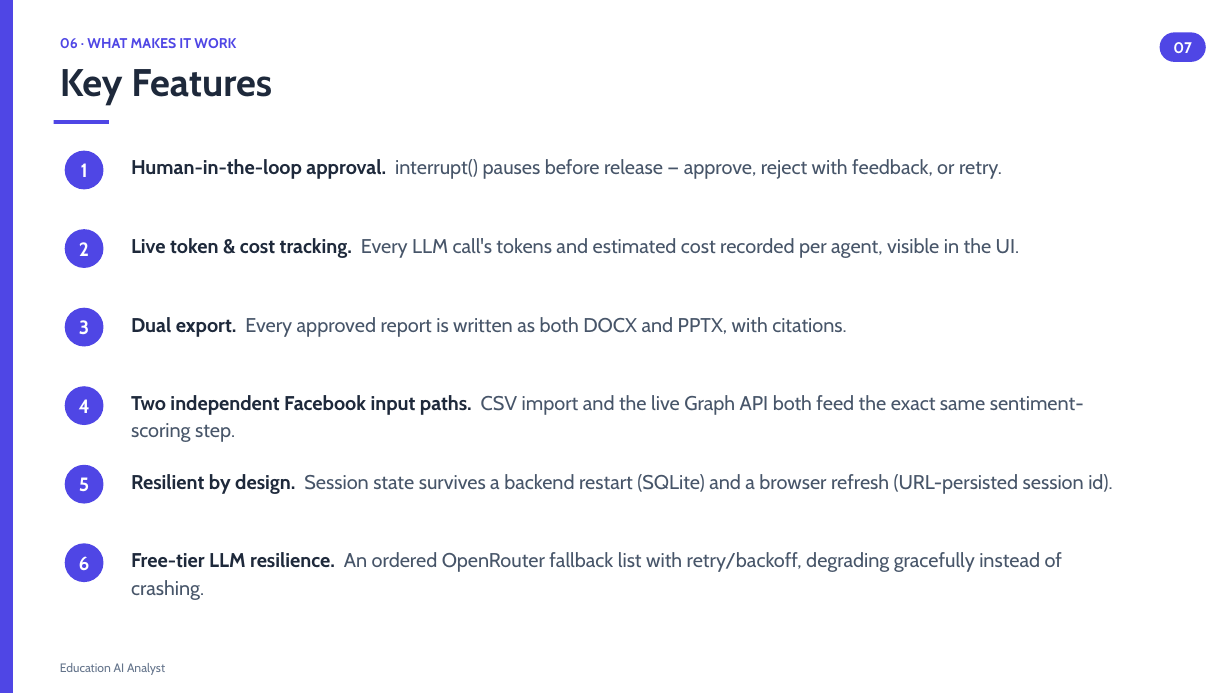
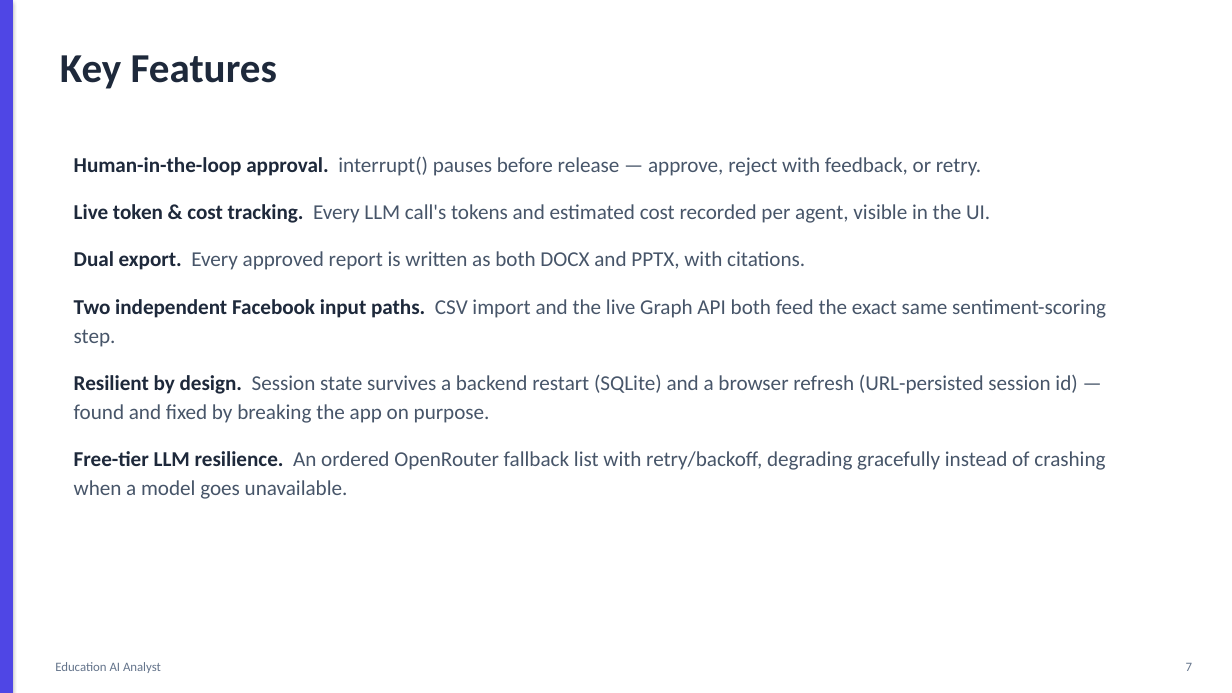
Before and after one commit to sumaiyaSultanaTarin/Education-AI-Analyst, a slide deck: slide 7 of docs/presentation-slides.pptx. Drawn at 1232x693 pixels with LibreOffice and Linux fonts; fonts in the diff are those of the drawing. Boxes give left, top, right and bottom in pixels: in the first picture for what was removed or moved away, otherwise in the second. Text is boxed around its words. In the diff, an @@ line names an element or a change of style, - is before the commit and + after.

```diff
--- a/docs/presentation-slides.pptx
+++ b/docs/presentation-slides.pptx
@@ rectangle at (0,0,13,693): shadow on @@
@@ text "Key Features": place and size @@
-text "Key Features" at (60,69,272,105)
+text "Key Features" at (60,55,277,89)
@@ text "Key Features" at (60,55,277,89): size 30 to 32 pt, font Cabin to Calibri @@
@@ text removed at (60,38,236,48) @@
-06 · WHAT MAKES IT WORK
@@ rounded rectangle removed at (1160,32,1206,62) @@
-07
@@ rectangle removed at (54,120,109,124) @@
@@ ellipse removed at (65,151,104,189) @@
-1
@@ text added at (74,156,1106,499), 16.5 pt, text #475569 @@
+Human-in-the-loop approval. interrupt() pauses before release — approve, reject with feedback, or retry.
+Live token & cost tracking. Every LLM call's tokens and estimated cost recorded per agent, visible in the UI.
+Dual export. Every approved report is written as both DOCX and PPTX, with citations.
+Two independent Facebook input paths. CSV import and the live Graph API both feed the exact same sentiment-scoring step.
+Resilient by design. Session state survives a backend restart (SQLite) and a browser refresh (URL-persisted session id) — found and fixed by breaking the app on purpose.
+Free-tier LLM resilience. An ordered OpenRouter fallback list with retry/backoff, degrading gracefully instead of crashing when a model goes unavailable.
@@ text removed at (131,159,1002,179) @@
-Human-in-the-loop approval. interrupt() pauses before release — approve, reject with feedback, or retry.
@@ ellipse removed at (65,229,104,268) @@
-2
@@ text removed at (131,238,1020,258) @@
-Live token & cost tracking. Every LLM call's tokens and estimated cost recorded per agent, visible in the UI.
@@ ellipse removed at (65,308,104,347) @@
-3
@@ text removed at (131,317,846,337) @@
-Dual export. Every approved report is written as both DOCX and PPTX, with citations.
@@ ellipse removed at (65,386,104,425) @@
-4
@@ text removed at (131,395,1084,442) @@
-Two independent Facebook input paths. CSV import and the live Graph API both feed the exact same sentiment-scoring step.
@@ ellipse removed at (65,465,104,504) @@
-5
@@ text removed at (131,474,1112,494) @@
-Resilient by design. Session state survives a backend restart (SQLite) and a browser refresh (URL-persisted session id).
@@ ellipse removed at (65,543,104,582) @@
-6
@@ text removed at (131,552,1062,600) @@
-Free-tier LLM resilience. An ordered OpenRouter fallback list with retry/backoff, degrading gracefully instead of crashing.
@@ text "Education AI Analyst" at (55,662,161,673): size 9.5 to 10 pt, font Cabin to Calibri @@
@@ text added at (1186,663,1192,671), 10 pt, text #64748B @@
+7
```
Also in this commit, not shown: 9 other slides changed.
